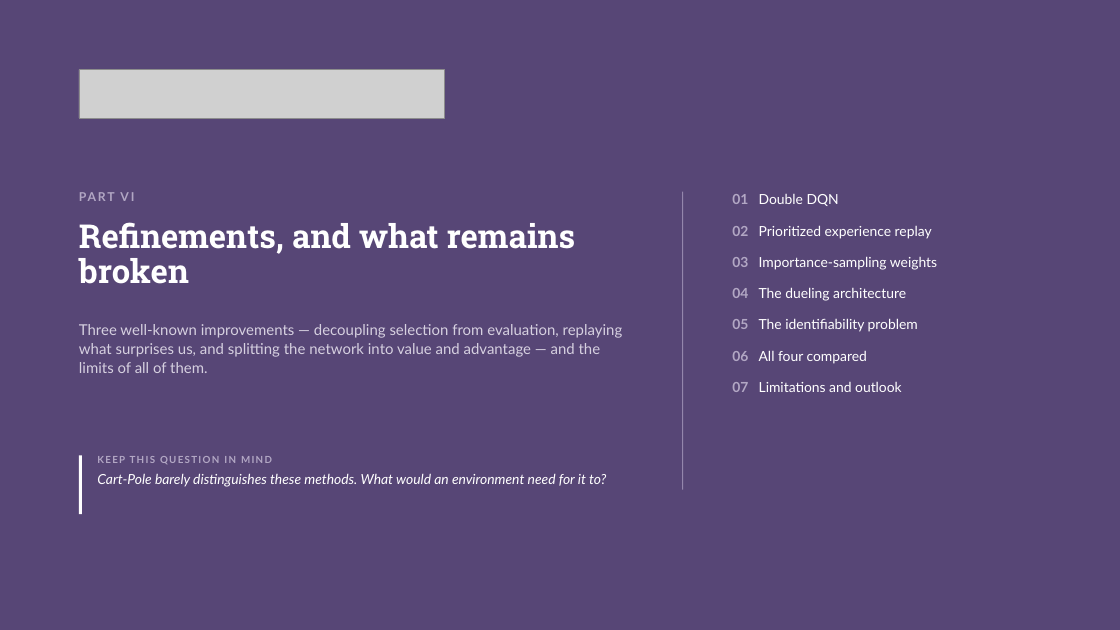
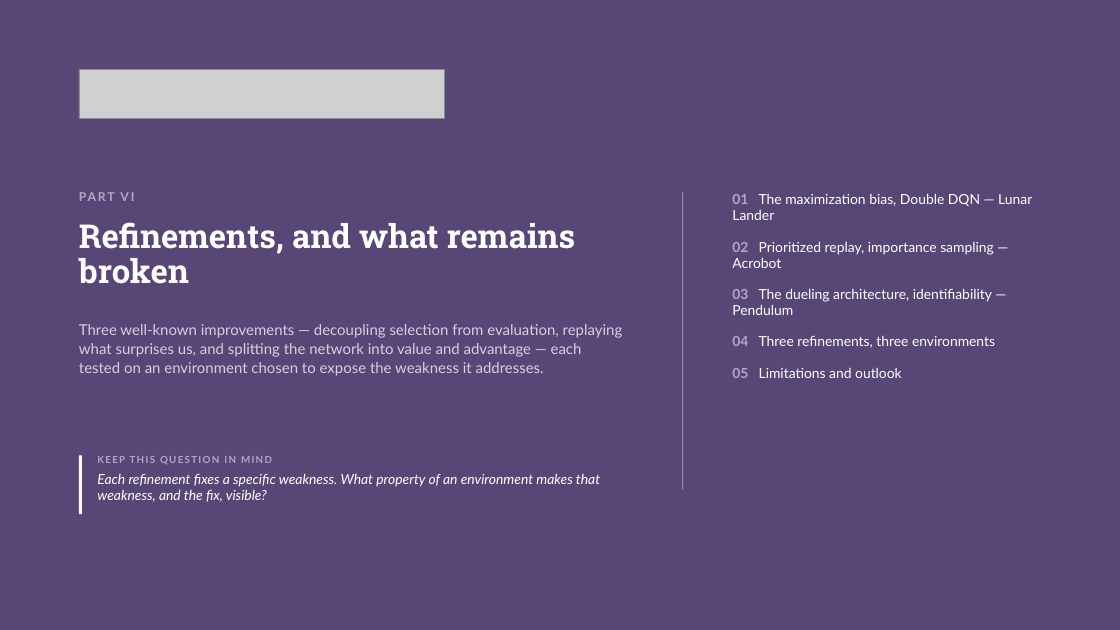
Before and after one commit to riccardoberta/reinforcement-learning, a slide deck: slide 36 of 07 - Generalizing with Neural Networks/slides.pptx. Drawn at 1120x630 pixels with LibreOffice and Linux fonts; fonts in the diff are those of the drawing; grey boxes stand for pictures; background and template pictures are left out. Boxes give left, top, right and bottom in pixels: in the first picture for what was removed or moved away, otherwise in the second. Text is boxed around its words. In the diff, an @@ line names an element or a change of style, - is before the commit and + after.

```diff
--- a/07 - Generalizing with Neural Networks/slides.pptx
+++ b/07 - Generalizing with Neural Networks/slides.pptx
@@ text at (732,193,1032,378): text changed @@
-01 Double DQN
-02 Prioritized experience replay
-03 Importance-sampling weights
-04 The dueling architecture
-05 The identifiability problem
-06 All four compared
-07 Limitations and outlook
+01 The maximization bias, Double DQN — Lunar Lander
+02 Prioritized replay, importance sampling — Acrobot
+03 The dueling architecture, identifiability — Pendulum
+04 Three refinements, three environments
+05 Limitations and outlook
@@ text at (79,324,623,376): text changed @@
-Three well-known improvements — decoupling selection from evaluation, replaying what surprises us, and splitting the network into value and advantage — and the limits of all of them.
+Three well-known improvements — decoupling selection from evaluation, replaying what surprises us, and splitting the network into value and advantage — each tested on an environment chosen to expose the weakness it addresses.
@@ text at (97,473,600,502): text changed @@
-Cart-Pole barely distinguishes these methods. What would an environment need for it to?
+Each refinement fixes a specific weakness. What property of an environment makes that weakness, and the fix, visible?
```
Also in this commit, not shown: 23 other slides changed, 4 slides added, 14 other files.
